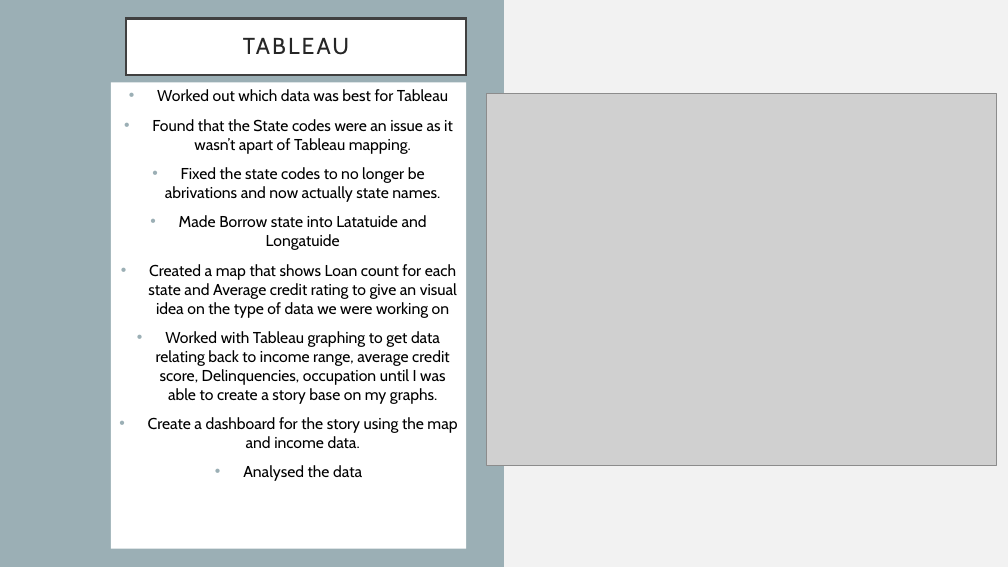
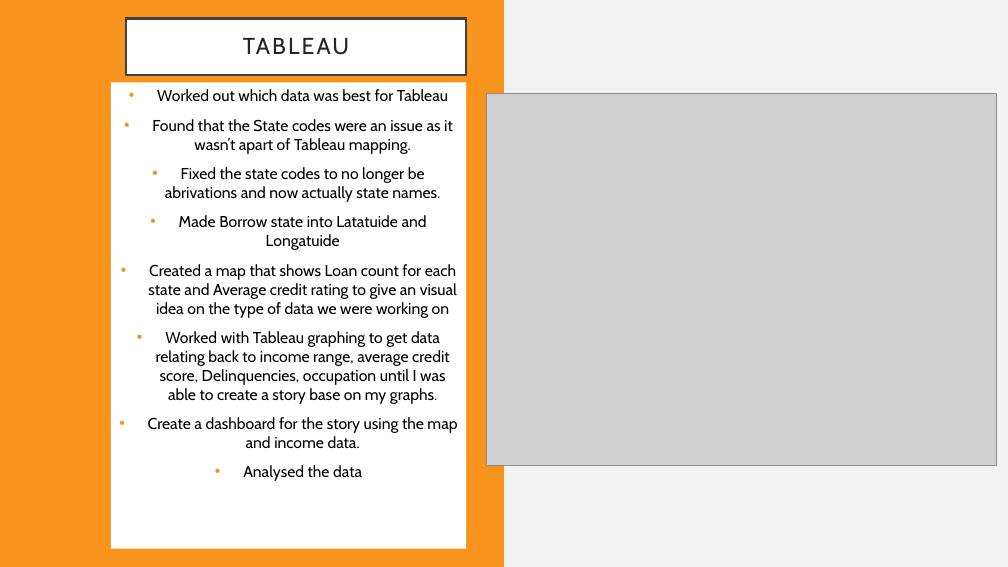
Before and after one commit to LachlanPotter33/Proj-4-Group-3, a slide deck: slide 21 of Presentation.pptx (slide 13 before the commit). Drawn at 1008x567 pixels with LibreOffice and Linux fonts; fonts in the diff are those of the drawing; grey boxes stand for pictures. Boxes give left, top, right and bottom in pixels: in the first picture for what was removed or moved away, otherwise in the second. Text is boxed around its words. In the diff, an @@ line names an element or a change of style, - is before the commit and + after.

```diff
--- a/Presentation.pptx
+++ b/Presentation.pptx
@@ rectangle at box(0, 0, 504, 567): fill #9BAFB5 to #F8931D @@
@@ text "Worked out which data was ..." at box(111, 82, 467, 549): bullet colour #9BAFB5 to #F8931D @@
```
Also in this commit, not shown: 11 other slides changed, 11 slides added, 3 slides removed, 5 other files.
